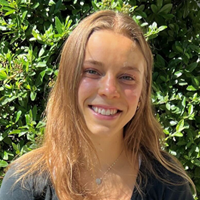
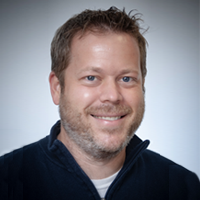
The second 200x200 image is a revision of the first. Changes to its layers:
added layer "Layer 1" above "Danny 2023" over bbox(23, 4, 200, 200)
added layer "Danny 2023" above "Sydney Ward 2023" over bbox(0, 0, 200, 200)
hid "Sydney Ward 2023" over bbox(0, 0, 200, 200)
